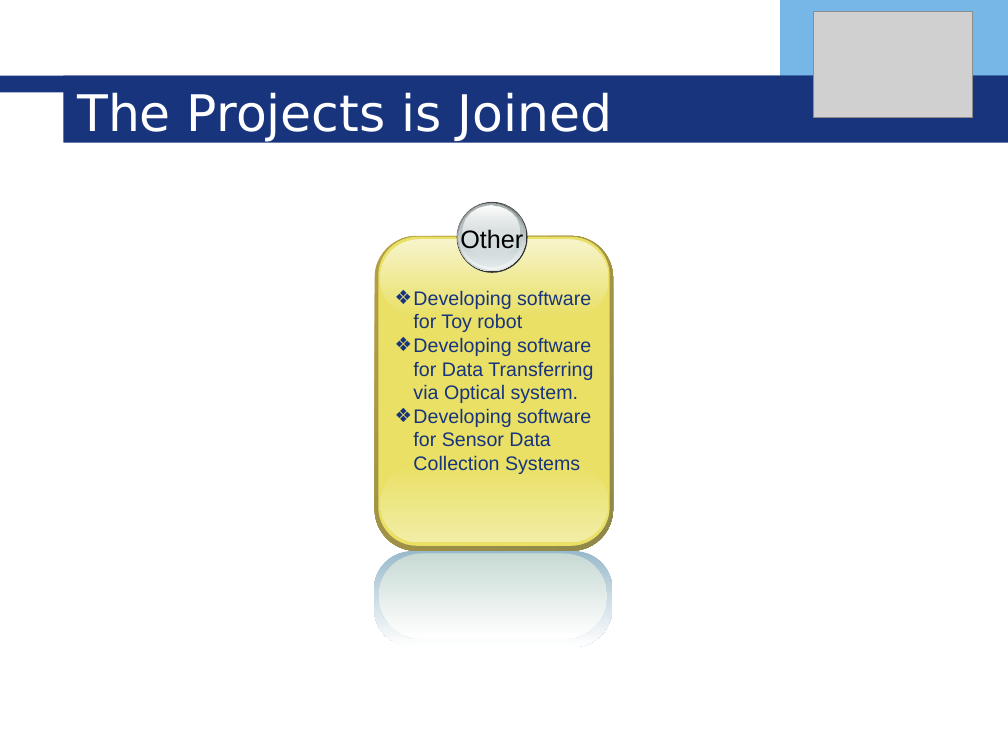
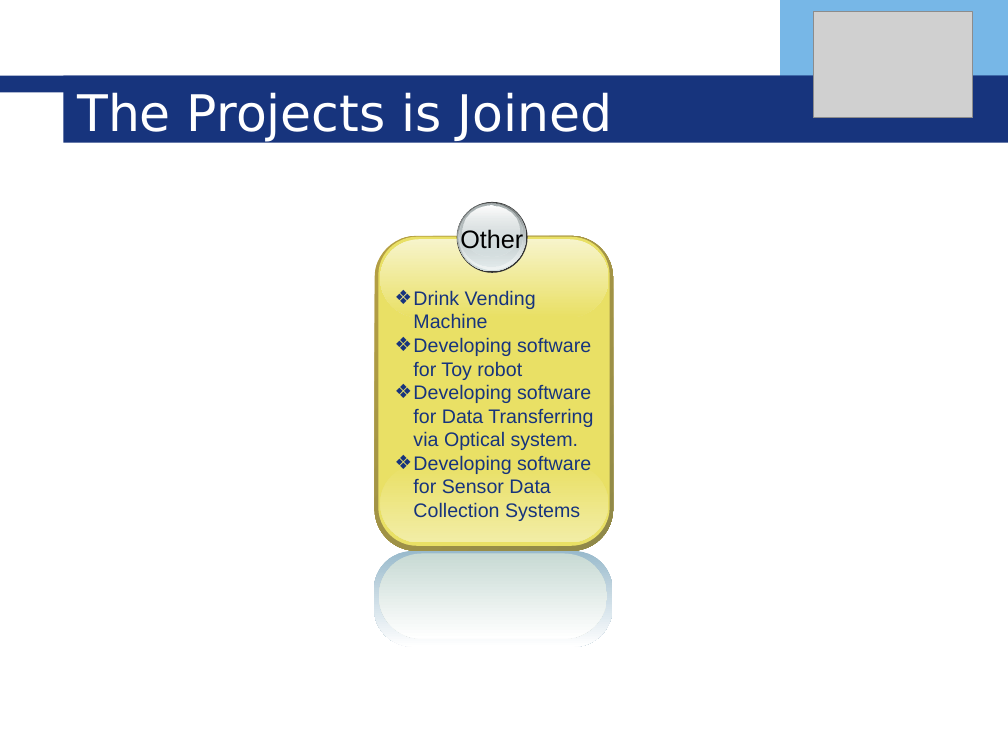
Before and after one commit to QuangNT8/gitworks, a slide deck: slide 7 of myCV2019/presentation.pptx. Drawn at 1008x756 pixels with LibreOffice and Linux fonts; fonts in the diff are those of the drawing; grey boxes stand for pictures; background and template pictures are left out. Boxes give left, top, right and bottom in pixels: in the first picture for what was removed or moved away, otherwise in the second. Text is boxed around its words. In the diff, an @@ line names an element or a change of style, - is before the commit and + after.

```diff
--- a/myCV2019/presentation.pptx
+++ b/myCV2019/presentation.pptx
@@ text at <box>413,290,536,328</box>: paragraph added @@
+❖ Drink Vending Machine
```
Also in this commit, not shown: 3 other slides changed, 5 other files.
